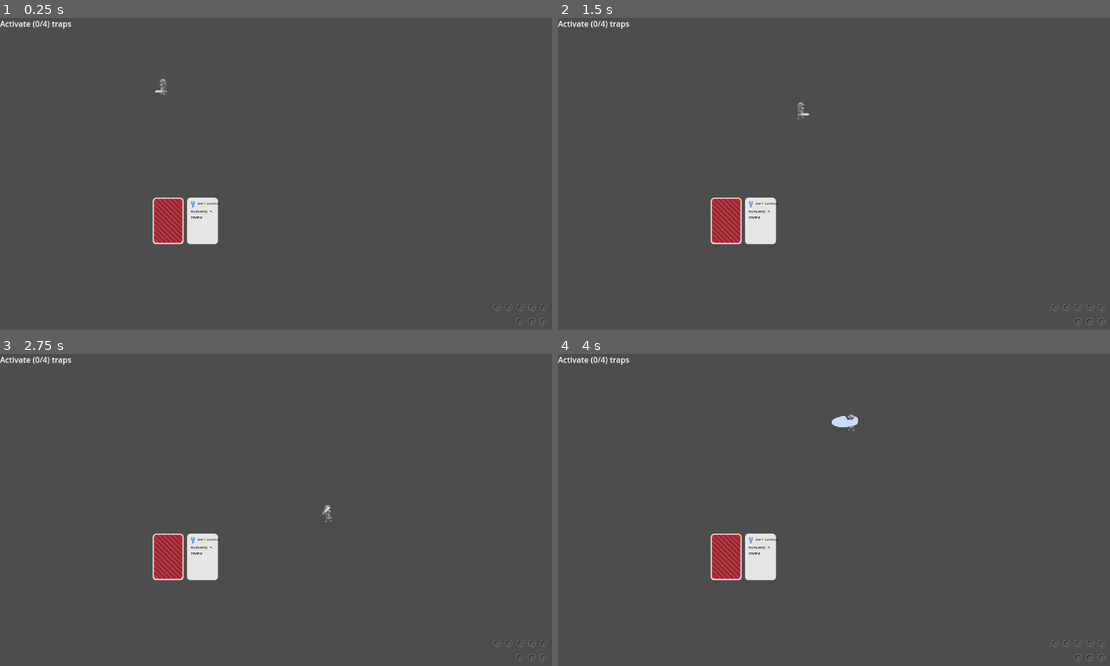
Above: before the commit, frames 1-4 (two rows, left to right).
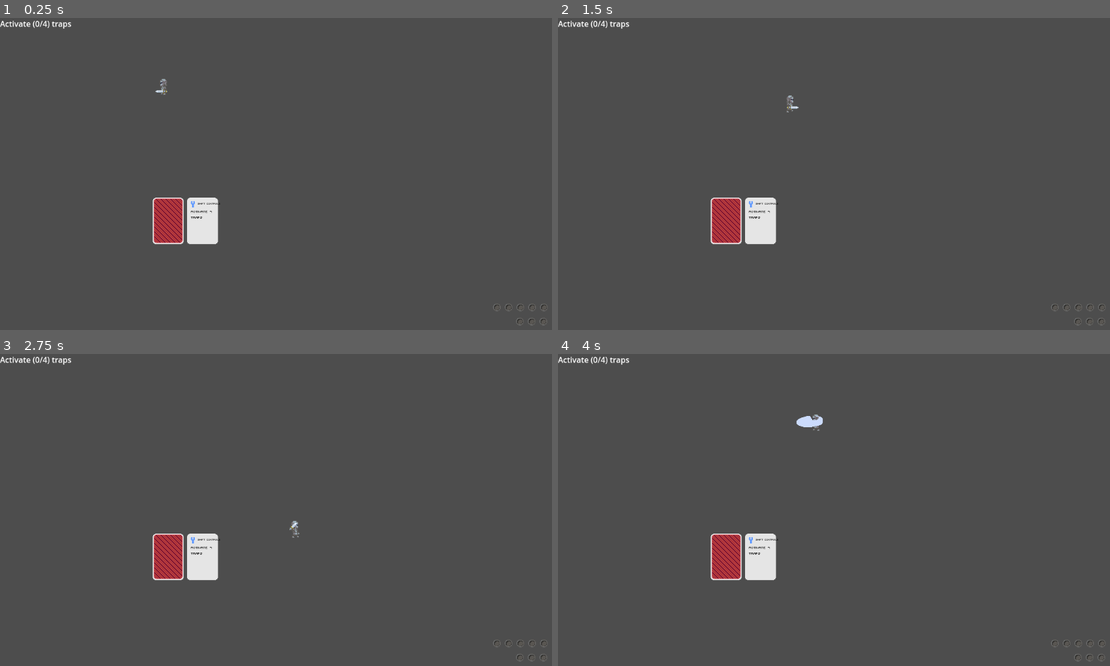
Above: after the commit, the same moments.

Repository: GoldenAppler-eng/Psyches-Dungeon
Game: Godot game, scene res://scenes/test_world.tscn
The game is run twice, just before and just after one commit, with the same random seed, the same clock (stepped at 60 frames per second) and the same inputs.
Inputs (mouse positions are in pixels of both pictures, inside the frame that each line leads up to):
- Up to frame 1 (0.25 s): no input
- Up to frame 2 (1.5 s): tap Enter at 0.5 s; move the mouse to (966, 161) at 0.52 s; hold W (move_right) 0.53-1.28 s; hold Space (attack) 0.53-1.28 s; click (966, 161) at 0.67 s; move the mouse to (729, 192) at 1.27 s; hold D (move_down) from 1.28 s (still down); tap E (open_chest) at 1.35 s
- Up to frame 3 (2.75 s): move the mouse to (336, 441) at 2.02 s; release D (move_down) at 2.03 s; hold W (move_right) from 2.03 s (still down); hold Space (attack) from 2.03 s (still down)
- Up to frame 4 (4 s): move the mouse to (811, 575) at 2.77 s; release W (move_right) at 2.78 s; release Space (attack) at 2.78 s; hold A (move_up) 2.78-3.53 s; tap E (open_chest) at 2.85 s; click (811, 575) at 2.92 s; move the mouse to (1010, 559) at 3.52 s; hold S (move_left) from 3.53 s (still down); hold Space (attack) from 3.53 s (still down)

The runs differ from the first frame. In frame 1, less than 0.1% of the frame differs, in the area x 28-31%, y 19-25%; in frame 2, 0.1%; in frame 3, less than 0.1%; in frame 4, 0.3%, in the area x 43-55%, y 19-25%.

Commit message:
Fixed knight sprite offset

Diff:
--- a/prefabs/placeable/player.tscn
+++ b/prefabs/placeable/player.tscn
@@ -1,64 +1,64 @@
 [gd_scene load_steps=20 format=3 uid="uid://di8bojp8w0r88"]
 
 [ext_resource type="Script" path="res://scripts/placeable/player.gd" id="1_s62gp"]
-[ext_resource type="Texture2D" uid="uid://bgfqaruhf5pan" path="res://sprites/knight-final-60x36-Sheet.png" id="2_hbecy"]
+[ext_resource type="Texture2D" uid="uid://v1wftaebrqwp" path="res://sprites/knight-final-90x36-Sheet.png" id="2_ytfcl"]
 [ext_resource type="Script" path="res://scripts/placeable/RoomDetector.gd" id="3_0ed2m"]
 
-[sub_resource type="AtlasTexture" id="AtlasTexture_2dyf4"]
-atlas = ExtResource("2_hbecy")
-region = Rect2(480, 0, 60, 36)
+[sub_resource type="AtlasTexture" id="AtlasTexture_h3gld"]
+atlas = ExtResource("2_ytfcl")
+region = Rect2(720, 0, 90, 36)
 
-[sub_resource type="AtlasTexture" id="AtlasTexture_rnyfp"]
-atlas = ExtResource("2_hbecy")
-region = Rect2(540, 0, 60, 36)
+[sub_resource type="AtlasTexture" id="AtlasTexture_uy7hs"]
+atlas = ExtResource("2_ytfcl")
+region = Rect2(810, 0, 90, 36)
 
-[sub_resource type="AtlasTexture" id="AtlasTexture_tjxjr"]
-atlas = ExtResource("2_hbecy")
-region = Rect2(600, 0, 60, 36)
+[sub_resource type="AtlasTexture" id="AtlasTexture_u4isx"]
+atlas = ExtResource("2_ytfcl")
+region = Rect2(900, 0, 90, 36)
 
-[sub_resource type="AtlasTexture" id="AtlasTexture_2dv2u"]
-atlas = ExtResource("2_hbecy")
-region = Rect2(0, 0, 60, 36)
+[sub_resource type="AtlasTexture" id="AtlasTexture_yaxeg"]
+atlas = ExtResource("2_ytfcl")
+region = Rect2(0, 0, 90, 36)
 
-[sub_resource type="AtlasTexture" id="AtlasTexture_4k8n5"]
-atlas = ExtResource("2_hbecy")
-region = Rect2(60, 0, 60, 36)
+[sub_resource type="AtlasTexture" id="AtlasTexture_tw2fh"]
+atlas = ExtResource("2_ytfcl")
+region = Rect2(90, 0, 90, 36)
 
-[sub_resource type="AtlasTexture" id="AtlasTexture_dqu6s"]
-atlas = ExtResource("2_hbecy")
-region = Rect2(120, 0, 60, 36)
+[sub_resource type="AtlasTexture" id="AtlasTexture_hfbdj"]
+atlas = ExtResource("2_ytfcl")
+region = Rect2(180, 0, 90, 36)
 
-[sub_resource type="AtlasTexture" id="AtlasTexture_dq1aj"]
-atlas = ExtResource("2_hbecy")
-region = Rect2(180, 0, 60, 36)
+[sub_resource type="AtlasTexture" id="AtlasTexture_s6llt"]
+atlas = ExtResource("2_ytfcl")
+region = Rect2(270, 0, 90, 36)
 
-[sub_resource type="AtlasTexture" id="AtlasTexture_vmiw6"]
-atlas = ExtResource("2_hbecy")
-region = Rect2(240, 0, 60, 36)
+[sub_resource type="AtlasTexture" id="AtlasTexture_77pen"]
+atlas = ExtResource("2_ytfcl")
+region = Rect2(360, 0, 90, 36)
 
-[sub_resource type="AtlasTexture" id="AtlasTexture_due8p"]
-atlas = ExtResource("2_hbecy")
-region = Rect2(300, 0, 60, 36)
+[sub_resource type="AtlasTexture" id="AtlasTexture_c71jp"]
+atlas = ExtResource("2_ytfcl")
+region = Rect2(450, 0, 90, 36)
 
-[sub_resource type="AtlasTexture" id="AtlasTexture_f5p0u"]
-atlas = ExtResource("2_hbecy")
-region = Rect2(360, 0, 60, 36)
+[sub_resource type="AtlasTexture" id="AtlasTexture_sm0ey"]
+atlas = ExtResource("2_ytfcl")
+region = Rect2(540, 0, 90, 36)
 
-[sub_resource type="AtlasTexture" id="AtlasTexture_cfesc"]
-atlas = ExtResource("2_hbecy")
-region = Rect2(420, 0, 60, 36)
+[sub_resource type="AtlasTexture" id="AtlasTexture_hw22c"]
+atlas = ExtResource("2_ytfcl")
+region = Rect2(630, 0, 90, 36)
 
 [sub_resource type="SpriteFrames" id="SpriteFrames_vcljs"]
 animations = [{
 "frames": [{
 "duration": 1.0,
-"texture": SubResource("AtlasTexture_2dyf4")
+"texture": SubResource("AtlasTexture_h3gld")
 }, {
 "duration": 1.0,
-"texture": SubResource("AtlasTexture_rnyfp")
+"texture": SubResource("AtlasTexture_uy7hs")
 }, {
 "duration": 1.0,
-"texture": SubResource("AtlasTexture_tjxjr")
+"texture": SubResource("AtlasTexture_u4isx")
 }],
 "loop": false,
 "name": &"attack",
@@ -66,10 +66,10 @@
 }, {
 "frames": [{
 "duration": 1.0,
-"texture": SubResource("AtlasTexture_2dv2u")
+"texture": SubResource("AtlasTexture_yaxeg")
 }, {
 "duration": 1.0,
-"texture": SubResource("AtlasTexture_4k8n5")
+"texture": SubResource("AtlasTexture_tw2fh")
 }],
 "loop": true,
 "name": &"idle",
@@ -77,22 +77,22 @@
 }, {
 "frames": [{
 "duration": 1.0,
-"texture": SubResource("AtlasTexture_dqu6s")
+"texture": SubResource("AtlasTexture_hfbdj")
 }, {
 "duration": 1.0,
-"texture": SubResource("AtlasTexture_dq1aj")
+"texture": SubResource("AtlasTexture_s6llt")
 }, {
 "duration": 1.0,
-"texture": SubResource("AtlasTexture_vmiw6")
+"texture": SubResource("AtlasTexture_77pen")
 }, {
 "duration": 1.0,
-"texture": SubResource("AtlasTexture_due8p")
+"texture": SubResource("AtlasTexture_c71jp")
 }, {
 "duration": 1.0,
-"texture": SubResource("AtlasTexture_f5p0u")
+"texture": SubResource("AtlasTexture_sm0ey")
 }, {
 "duration": 1.0,
-"texture": SubResource("AtlasTexture_cfesc")
+"texture": SubResource("AtlasTexture_hw22c")
 }],
 "loop": true,
 "name": &"run",
@@ -118,9 +118,10 @@
 
 [node name="AnimatedSprite2D" type="AnimatedSprite2D" parent="."]
 unique_name_in_owner = true
-position = Vector2(-15, -5)
+position = Vector2(1, -5)
 sprite_frames = SubResource("SpriteFrames_vcljs")
 animation = &"attack"
+frame = 1
 
 [node name="CollisionShape2D" type="CollisionShape2D" parent="."]
 position = Vector2(0, 3)
@@ -146,13 +147,12 @@
 
 [node name="DamagerHitbox" type="Area2D" parent="."]
 unique_name_in_owner = true
-position = Vector2(-21, -5)
+position = Vector2(-13, -6)
 collision_layer = 128
 collision_mask = 64
 monitorable = false
 
 [node name="CollisionShape2D" type="CollisionShape2D" parent="DamagerHitbox"]
-position = Vector2(6.5, -1.5)
 shape = SubResource("RectangleShape2D_tkdcx")
 
 [node name="RoomDetector" type="Area2D" parent="."]
--- a/scripts/placeable/player.gd
+++ b/scripts/placeable/player.gd
@@ -1,7 +1,7 @@
 class_name Player
 extends DamagableBody2D
 
-const MAX_SPEED := 30000.0
+const MAX_SPEED := 20000.0
 const DAMAGE := 10
 
 @onready var invinciblity_timer : Timer = $%InvinciblityTimer
@@ -31,6 +31,8 @@
 
 	if _is_attacking:
 		speed_modifier = 0.5
+	else:
+		speed_modifier = 1
 
 	_player_movement(horizontal_direction, vertical_direction, delta)
 	_player_anim(horizontal_direction, vertical_direction, delta)
Binary file removed: sprites/knight-final-60x36.ase
Binary file added: sprites/knight-final-90x36-Sheet.ase
Binary file added: sprites/knight-final-90x36-Sheet.png
Not shown, added: sprites/knight-final-90x36-Sheet.png.import
Binary file added: sprites/knight-final-90x36.ase
